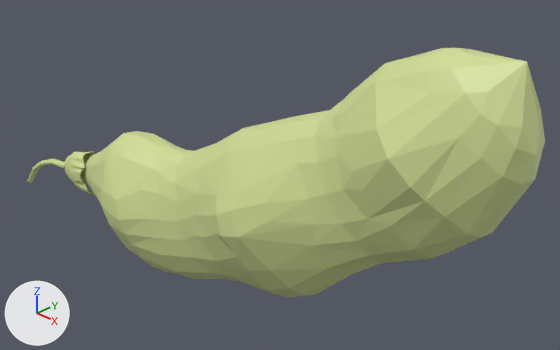
Before and after pictures for a commit that changed the Blender file plugins/plantarchitecture/assets/Blender_organ_models/SoybeanPod.blend.
Both versions are drawn from a 50 mm camera at (1.397, -0.675, 0.72) aimed at (0.65, 0.086, 0.203). The axes (+X, +Y, +Z) are drawn at lower left. The lights are the same throughout. The first picture is the older version.

Objects in the first picture: 'fruit', 'sepal'.
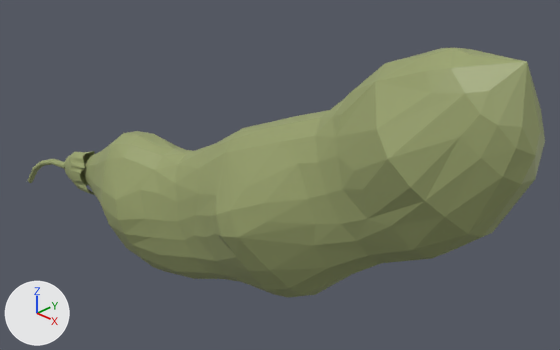
Diff of the bpy script that builds the scene:
```diff
--- a/plugins/plantarchitecture/assets/Blender_organ_models/SoybeanPod.blend.py
+++ b/plugins/plantarchitecture/assets/Blender_organ_models/SoybeanPod.blend.py
@@ mat_material_001 @@
 mat_material_001 = principled_material('Material.001')
-mat_material_001.base_color = (0.65, 0.74, 0.31)  # green #d3df97
+mat_material_001.base_color = (0.325, 0.37, 0.155)  # green #9aa46e
```

What differs and where, as boxes [x1, y1, x2, y2] in the pictures (560 x 350 px):
'fruit', recoloured (darker): [81, 48, 545, 298] in both
'sepal', recoloured (darker): [28, 151, 95, 195] in both
